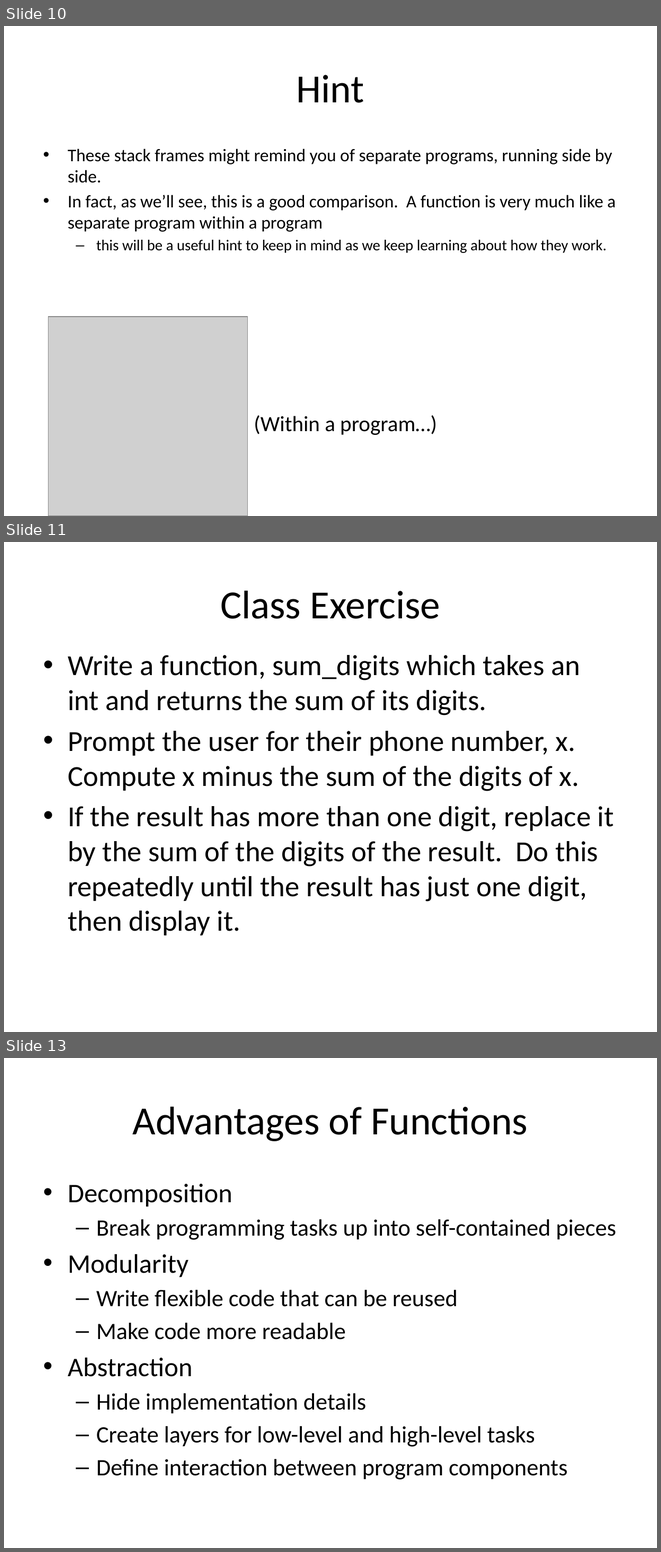
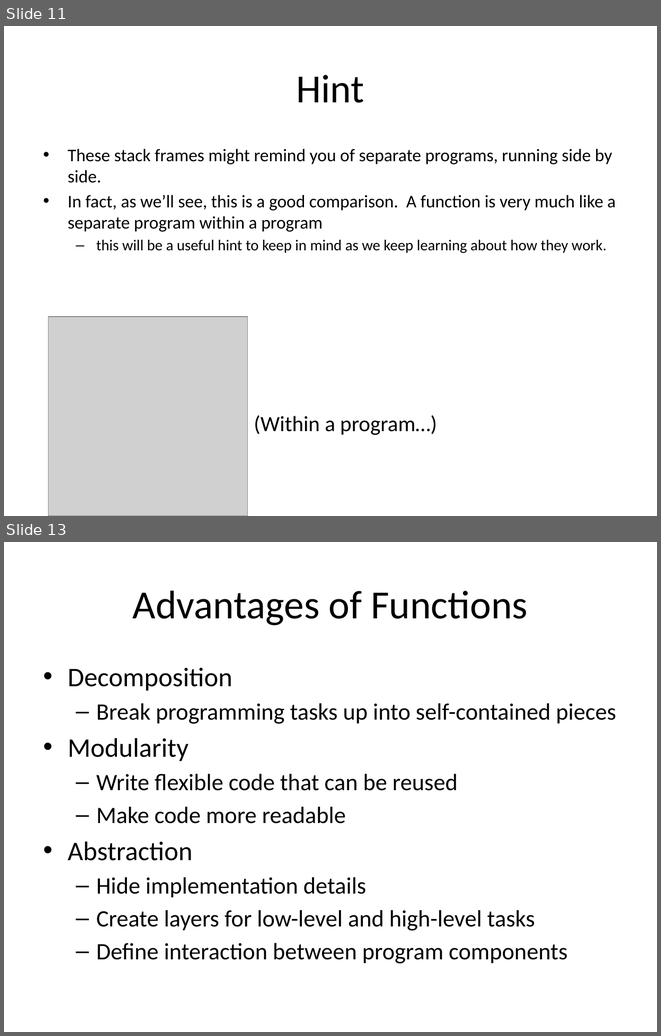
Before and after one commit to zengm71/Course-Overview, a slide deck: lesson_4/Functions.pptx. Shown one above the other, each under a label of ours: slides 10, 11 and 13 before the commit, slides 11 and 13 after it; the slides between them are not shown. The pictures are 661x1552 and 661x1036 pixels, drawn with LibreOffice and Linux fonts; fonts in the diff are those of the drawing; grey boxes stand for pictures. Boxes give left, top, right and bottom in pixels: in the first picture for what was removed or moved away, otherwise in the second. Text is boxed around its words. In the diff, an @@ line names an element or a change of style, - is before the commit and + after.

Commit message:
finished the functions lesson

```diff
--- a/lesson_4/Functions.pptx
+++ b/lesson_4/Functions.pptx
@@ slide 11 removed at [4,542,657,1032], background #FFFFFF @@
@@ title removed at [220,590,440,619] @@
-Class Exercise
@@ text removed at [68,655,614,935] @@
-• Write a function, sum_digits which takes an int and returns the sum of its digits.
-• Prompt the user for their phone number, x. Compute x minus the sum of the digits of x.
-• If the result has more than one digit, replace it by the sum of the digits of the result. Do this repeatedly until the result has just one digit, then display it.
@@ what was slide 10 is now slide 11 @@
```
Also in this commit, not shown: 1 slide changed, 6 slides added, 2 other slides removed, 7 other files.
